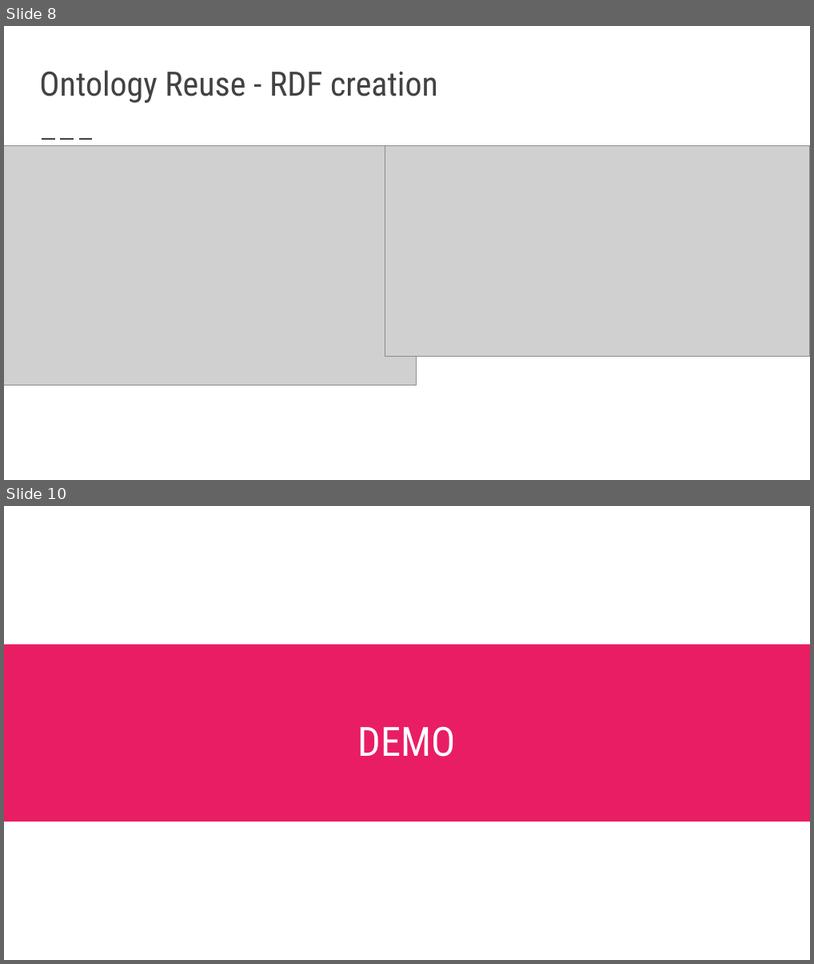
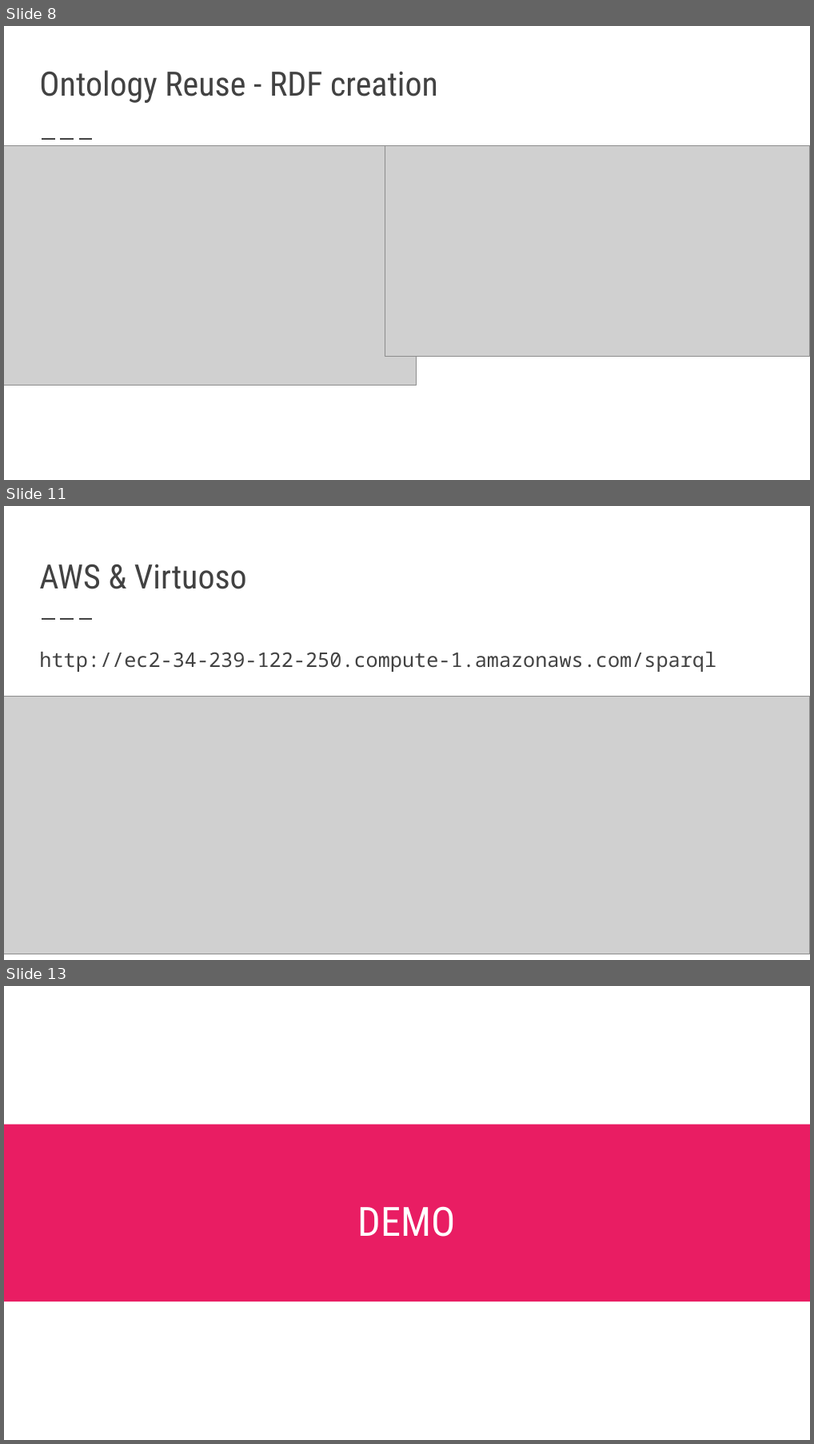
Before and after one commit to FacultadInformatica-LinkedData/Curso2017-2018, a slide deck: HandsOn/Group08/presentacion.pptx. Shown one above the other, each under a label of ours: slides 8 and 10 before the commit, slides 8, 11 and 13 after it; the slides between them are not shown. The pictures are 814x964 and 814x1444 pixels, drawn with LibreOffice and Linux fonts; fonts in the diff are those of the drawing; grey boxes stand for pictures. Boxes give left, top, right and bottom in pixels: in the first picture for what was removed or moved away, otherwise in the second. Text is boxed around its words. In the diff, an @@ line names an element or a change of style, - is before the commit and + after.

```diff
--- a/HandsOn/Group08/presentacion.pptx
+++ b/HandsOn/Group08/presentacion.pptx
@@ slide 11 added at bbox=[4, 506, 810, 960], background #FFFFFF; not listed: 1 template element that a slide beside it also shows @@
@@ title added at bbox=[39, 564, 247, 589], 30 pt, text #424242 @@
+AWS & Virtuoso
@@ text added at bbox=[39, 652, 717, 672], 18 pt, text #424242 @@
+http://ec2-34-239-122-250.compute-1.amazonaws.com/sparql
@@ picture added at bbox=[4, 696, 810, 953] @@
@@ what was slide 10 is now slide 13 @@
```
Also in this commit, not shown: 3 slides changed, 3 other slides added, 1 other file.
